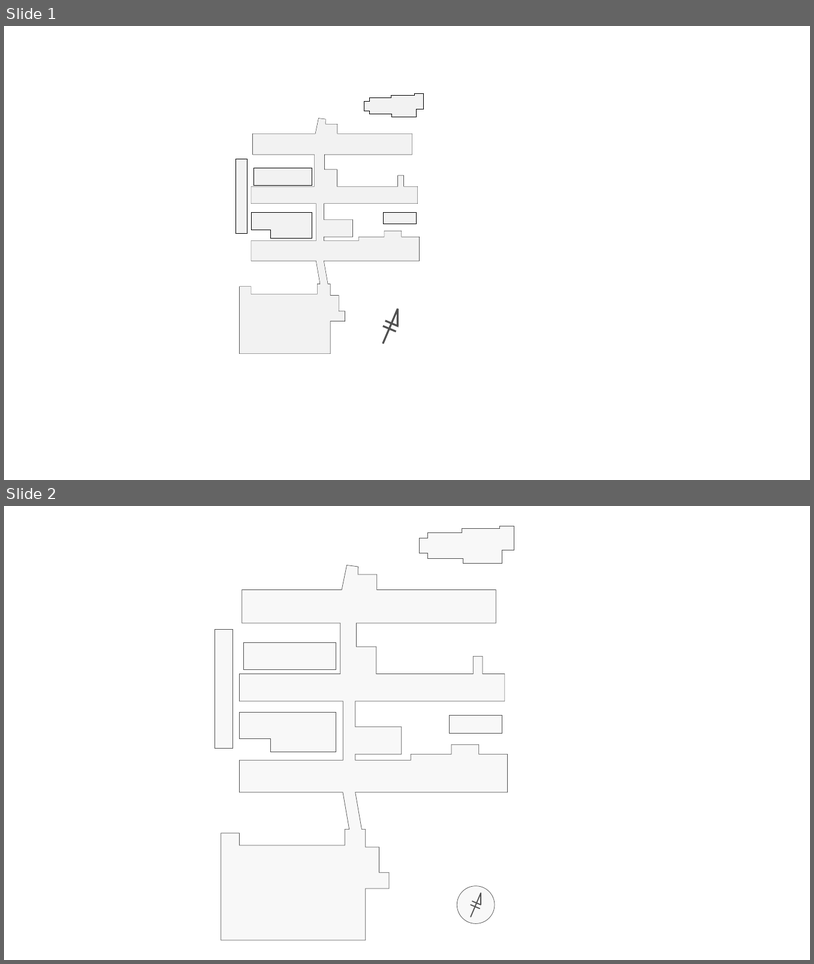
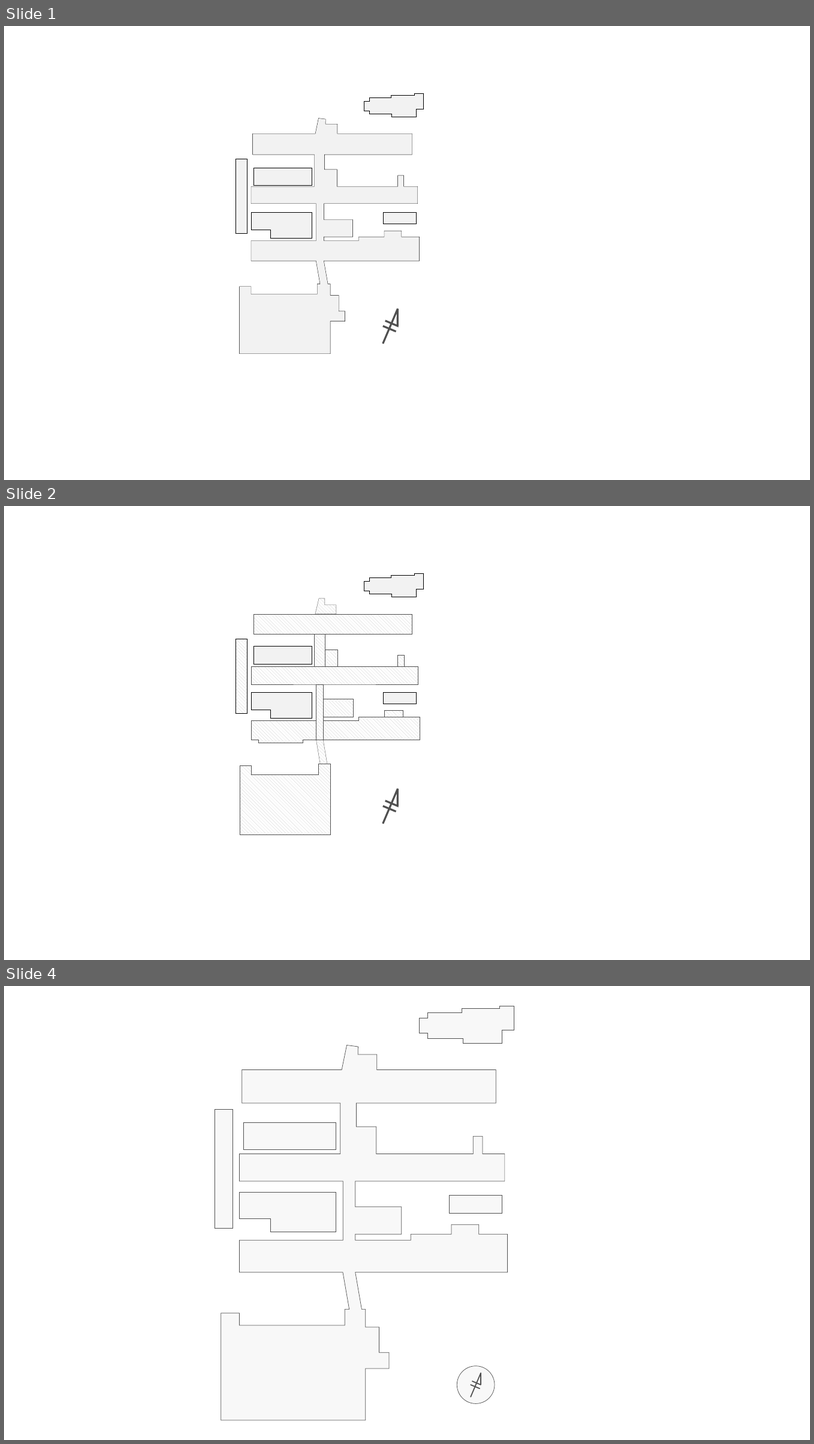
Before and after one commit to nearfactory/toinsai-kagaku, a slide deck: 2d/main.pptx. Shown one above the other, each under a label of ours: slides 1 and 2 before the commit, slides 1, 2 and 4 after it; the slides between them are not shown. The pictures are 814x964 and 814x1444 pixels, drawn with LibreOffice and Linux fonts; fonts in the diff are those of the drawing; background and template pictures are left out. Boxes give left, top, right and bottom in pixels: in the first picture for what was removed or moved away, otherwise in the second. Text is boxed around its words. In the diff, an @@ line names an element or a change of style, - is before the commit and + after.

```diff
--- a/2d/main.pptx
+++ b/2d/main.pptx
@@ slide 2 added at (4, 506, 810, 960), background picture (left out) @@
@@ freeform shape added at (365, 573, 424, 597), fill #F2F2F2, outline #000000 0.25 pt @@
@@ rectangle added at (254, 613, 413, 634), fill pattern #C0C0C0 on #FFFFFF, outline #505050 0.25 pt @@
@@ freeform shape added at (315, 598, 337, 614), fill pattern #C0C0C0 on #FFFFFF, outline #505050 0.25 pt @@
@@ rectangle added at (236, 639, 246, 713), fill pattern #C0C0C0 on #FFFFFF, outline #000000 0.25 pt @@
@@ rectangle added at (254, 646, 312, 663), fill #F2F2F2, outline #000000 0.25 pt @@
@@ rectangle added at (314, 634, 324, 666), fill pattern #C0C0C0 on #FFFFFF, outline #505050 0.25 pt @@
@@ rectangle added at (251, 666, 419, 684), fill pattern #C0C0C0 on #FFFFFF, outline #505050 0.25 pt @@
@@ rectangle added at (325, 650, 338, 667), fill pattern #C0C0C0 on #FFFFFF, outline #505050 0.25 pt @@
@@ rectangle added at (398, 655, 404, 666), fill pattern #C0C0C0 on #FFFFFF, outline #505050 0.25 pt @@
@@ freeform shape added at (316, 684, 323, 739), fill pattern #C0C0C0 on #FFFFFF, outline #505050 0.25 pt @@
@@ freeform shape added at (251, 693, 312, 718), fill #F2F2F2, outline #000000 0.25 pt @@
@@ rectangle added at (323, 699, 353, 717), fill pattern #C0C0C0 on #FFFFFF, outline #505050 0.25 pt @@
@@ rectangle added at (383, 693, 417, 704), fill #F2F2F2, outline #000000 0.25 pt @@
@@ freeform shape added at (251, 720, 317, 742), fill pattern #C0C0C0 on #FFFFFF, outline #505050 0.25 pt @@
@@ freeform shape added at (323, 717, 420, 739), fill pattern #C0C0C0 on #FFFFFF, outline #505050 0.25 pt @@
@@ freeform shape added at (384, 711, 402, 717), fill pattern #C0C0C0 on #FFFFFF, outline #505050 0.25 pt @@
@@ freeform shape added at (316, 739, 327, 764), fill pattern #C0C0C0 on #FFFFFF, outline #505050 0.25 pt @@
@@ freeform shape added at (240, 764, 330, 834), fill pattern #C0C0C0 on #FFFFFF, outline #505050 0.25 pt @@
@@ freeform shape added at (383, 789, 398, 823), outline #505050 2.25 pt @@
@@ line added from (383, 806) to (396, 811), #505050 2.25 pt @@
@@ what was slide 2 is now slide 4 @@
```
Also in this commit, not shown: 3 other slides added, 7 other files.
